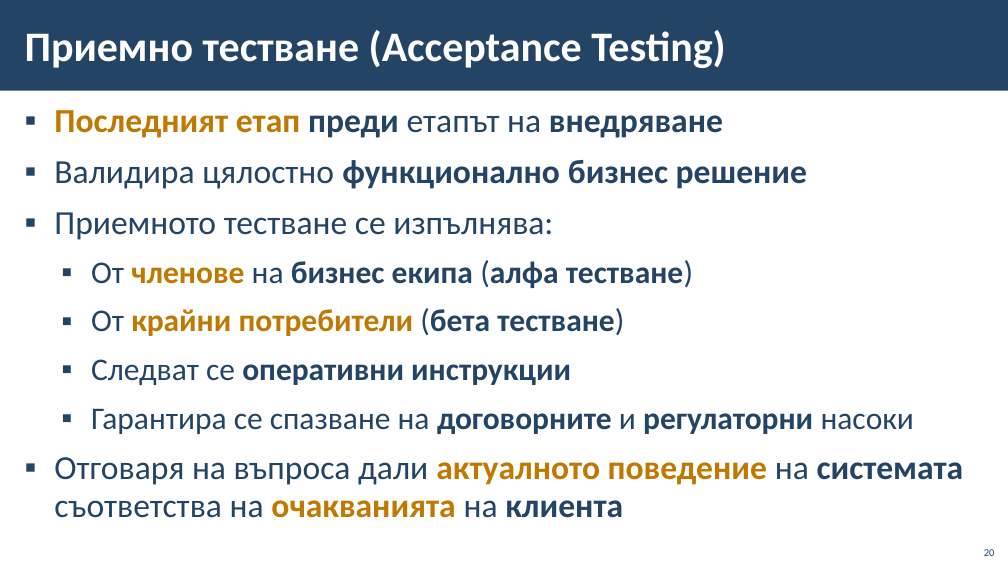
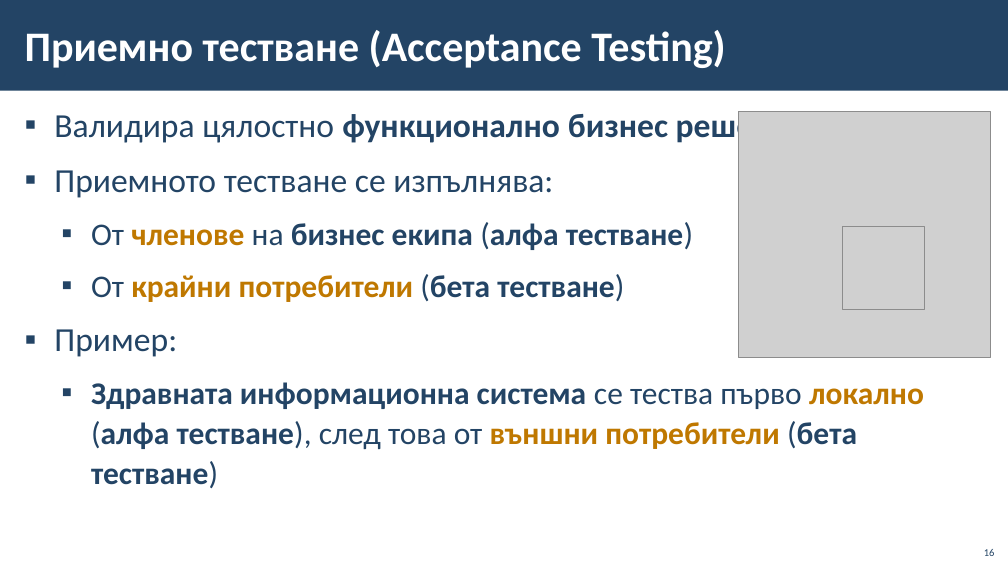
Before and after one commit to BG-IT-Edu/School-Programming, a slide deck: slide 16 of Courses/Software-Sciences/Module-4-Information-Systems-New/13-Information-System-Testing/13-Information-System-Testing.pptx (slide 20 before the commit). Drawn at 1008x567 pixels with LibreOffice and Linux fonts; fonts in the diff are those of the drawing; grey boxes stand for pictures; background and template pictures are left out. Boxes give left, top, right and bottom in pixels: in the first picture for what was removed or moved away, otherwise in the second. Text is boxed around its words. In the diff, an @@ line names an element or a change of style, - is before the commit and + after.

```diff
--- a/Courses/Software-Sciences/Module-4-Information-Systems-New/13-Information-System-Testing/13-Information-System-Testing.pptx
+++ b/Courses/Software-Sciences/Module-4-Information-Systems-New/13-Information-System-Testing/13-Information-System-Testing.pptx
@@ text at (x1=54, y1=110, x2=723, y2=138): paragraph removed @@
-▪ Последният етап преди етапът на внедряване
@@ text at (x1=54, y1=109, x2=807, y2=302): line spacing 0.95 to 1.05 @@
@@ picture added at (x1=739, y1=112, x2=991, y2=358) @@
@@ picture added at (x1=843, y1=226, x2=925, y2=309) @@
@@ text at (x1=54, y1=329, x2=924, y2=488): text changed; size 32 to 30 pt @@
-  ▪ Следват се оперативни инструкции
-  ▪ Гарантира се спазване на договорните и регулаторни насоки
-▪ Отговаря на въпроса дали актуалното поведение на системата съответства на очакванията на клиента
+▪ Пример:
+  ▪ Здравната информационна система се тества първо локално (алфа тестване), след това от външни потребители (бета тестване)
@@ page number at (x1=984, y1=549, x2=995, y2=556): text changed @@
-20
+16
```
Also in this commit, not shown: 3 other slides changed, 5 slides removed.
